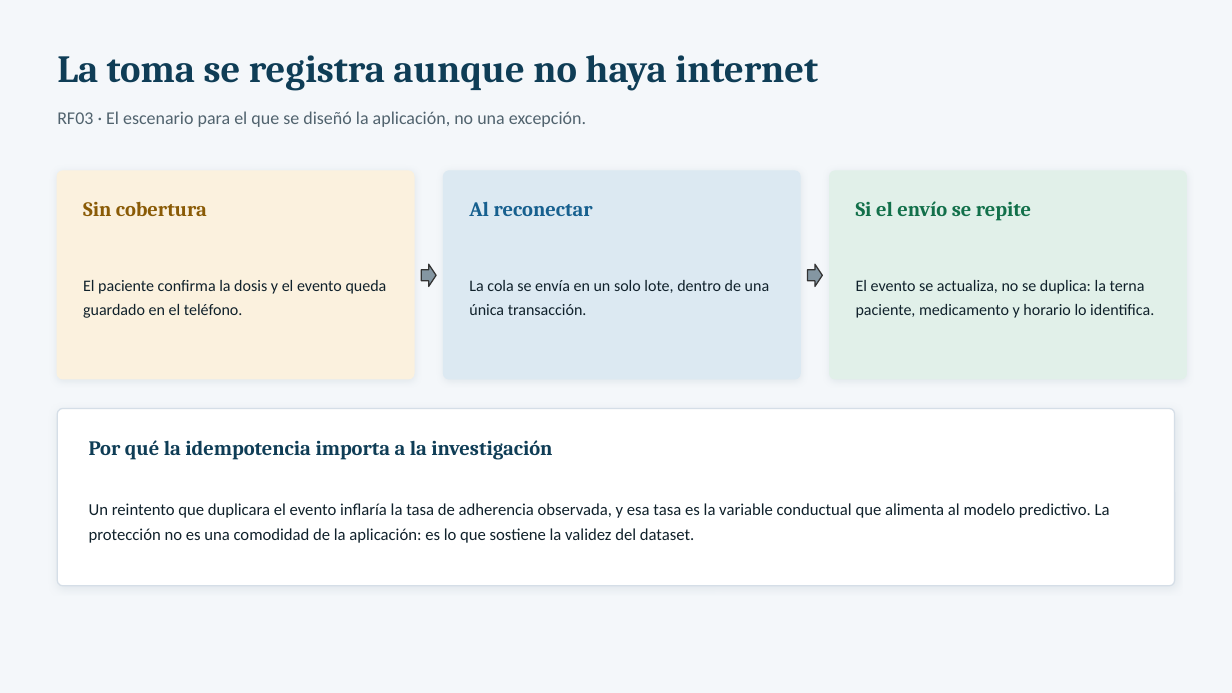
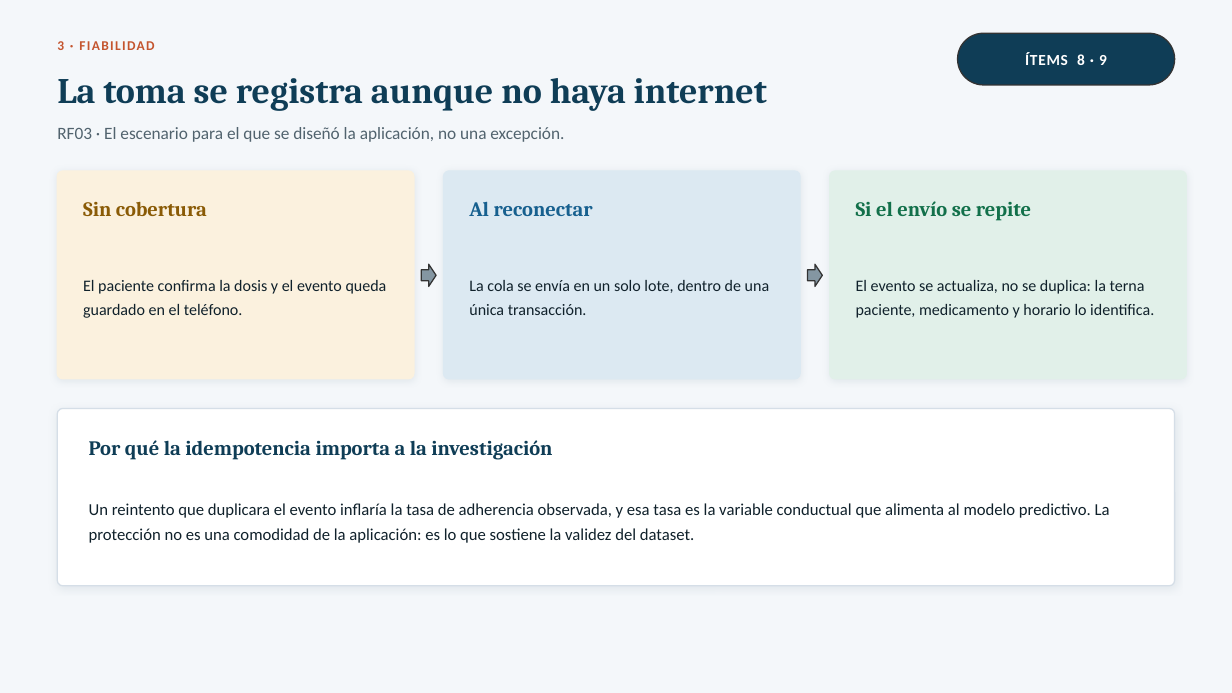
Before and after one commit to Leocix/sistema-soporte-clinico, a slide deck: slide 9 of documentacion/04_exposicion/Exposicion_50.pptx (slide 8 before the commit). Drawn at 1232x693 pixels with LibreOffice and Linux fonts; fonts in the diff are those of the drawing. Boxes give left, top, right and bottom in pixels: in the first picture for what was removed or moved away, otherwise in the second. Text is boxed around its words. In the diff, an @@ line names an element or a change of style, - is before the commit and + after.

```diff
--- a/documentacion/04_exposicion/Exposicion_50.pptx
+++ b/documentacion/04_exposicion/Exposicion_50.pptx
@@ text added at box(57, 41, 64, 50), 10.5 pt, text #C4552F, bold @@
+3 · FIABILIDAD
@@ rounded rectangle added at box(958, 33, 1175, 85), fill #0F3D56, outline #333333 1 pt @@
@@ text added at box(1025, 52, 1107, 65), 12 pt, text #FFFFFF, bold @@
+ÍTEMS 8 · 9
@@ text "La toma se registra aunque ...": place and size @@
-text "La toma se registra aunque ..." at box(57, 55, 818, 91)
+text "La toma se registra aunque ..." at box(57, 78, 767, 111)
@@ text "La toma se registra aunque ..." at box(57, 78, 767, 111): size 30 to 28 pt @@
@@ text "RF03 · El escenario para ...": place and size @@
-text "RF03 · El escenario para ..." at box(57, 111, 586, 127)
+text "RF03 · El escenario para ..." at box(57, 127, 564, 142)
@@ text "RF03 · El escenario para ..." at box(57, 127, 564, 142): size 14 to 13.5 pt @@
```
Also in this commit, not shown: 11 other slides changed, 3 slides added, 4 other files.
